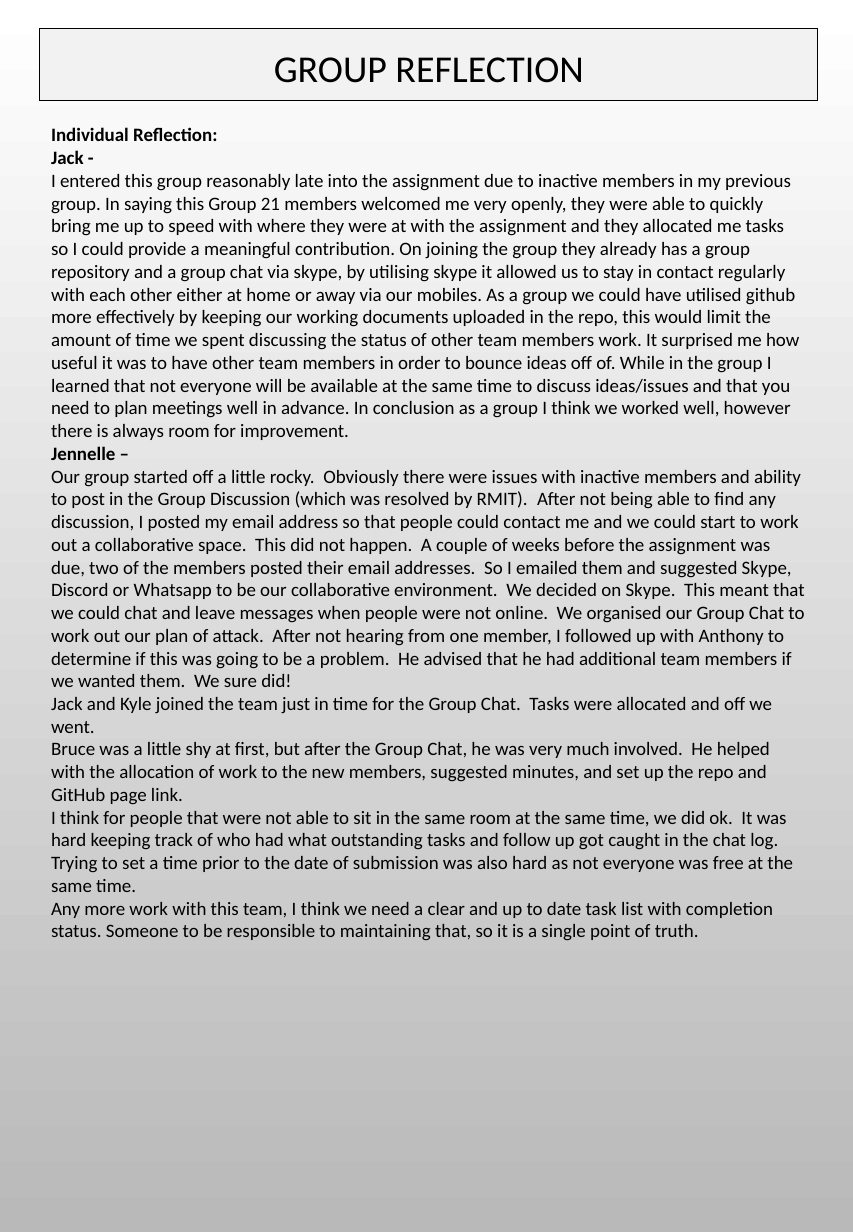
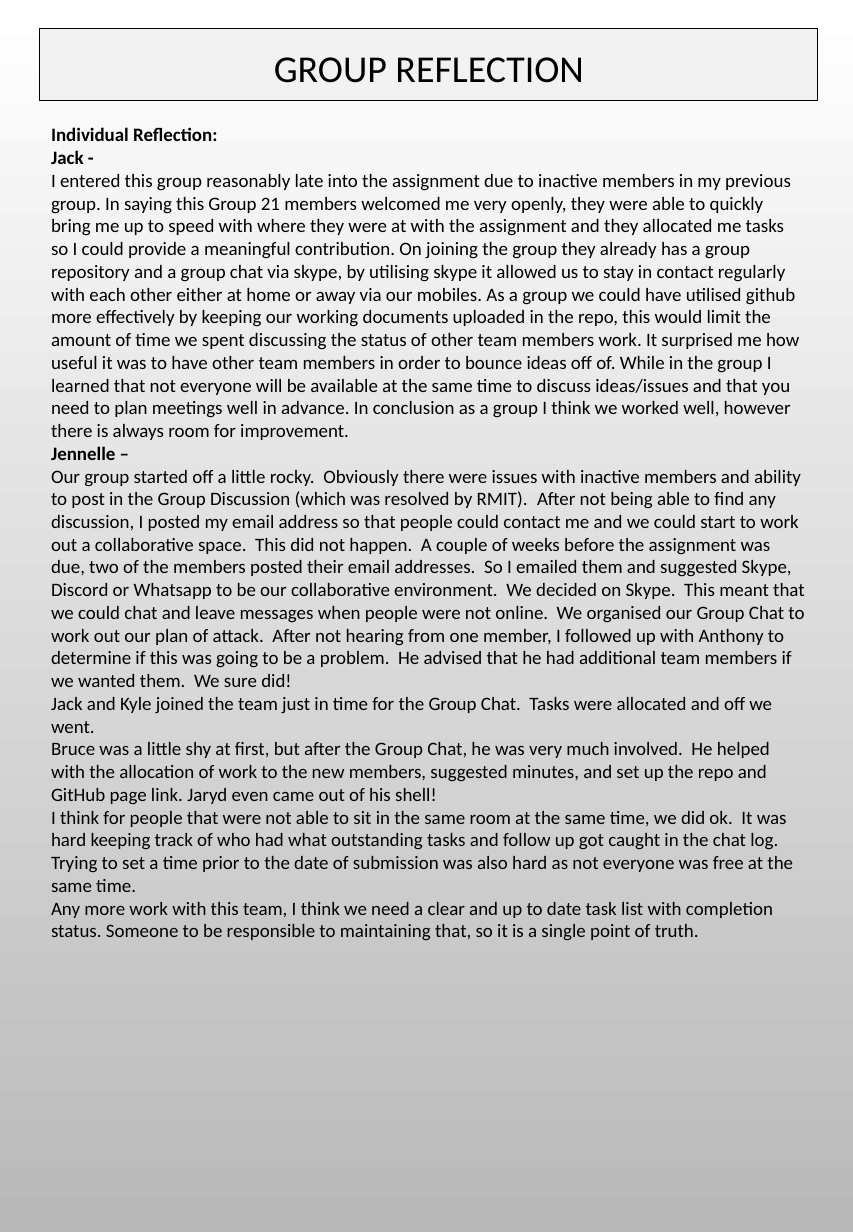
Before and after one commit to s3805194/Restless-Bolters, a slide deck: slide 30 of PORTRAIT The Restless Bolters Assessment Report .pptx. Drawn at 853x1232 pixels with LibreOffice and Linux fonts; fonts in the diff are those of the drawing; background and template pictures are left out. Boxes give left, top, right and bottom in pixels: in the first picture for what was removed or moved away, otherwise in the second. Text is boxed around its words. In the diff, an @@ line names an element or a change of style, - is before the commit and + after.

Commit message:
Update Pages link

```diff
--- a/PORTRAIT The Restless Bolters Assessment Report .pptx
+++ b/PORTRAIT The Restless Bolters Assessment Report .pptx
@@ text at (51,742,770,805): text changed @@
-Bruce was a little shy at first, but after the Group Chat, he was very much involved. He helped with the allocation of work to the new members, suggested minutes, and set up the repo and GitHub page link.
+Bruce was a little shy at first, but after the Group Chat, he was very much involved. He helped with the allocation of work to the new members, suggested minutes, and set up the repo and GitHub page link. Jaryd even came out of his shell!
```
Also in this commit, not shown: 1 other slide changed.
